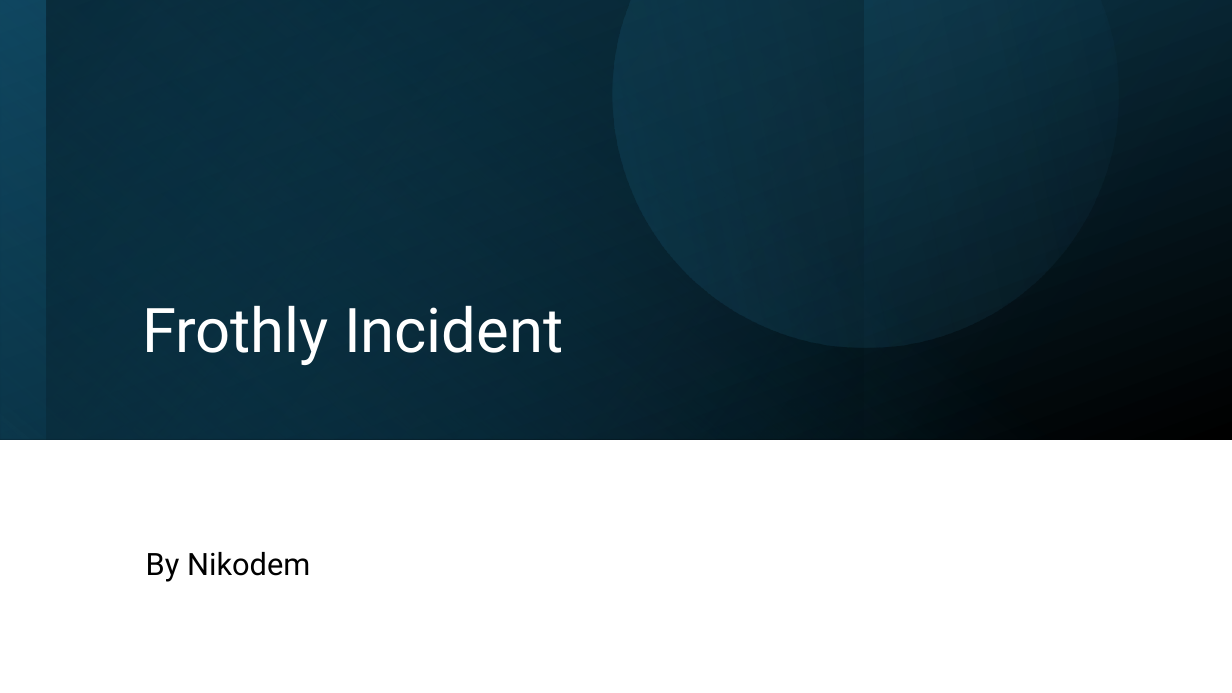
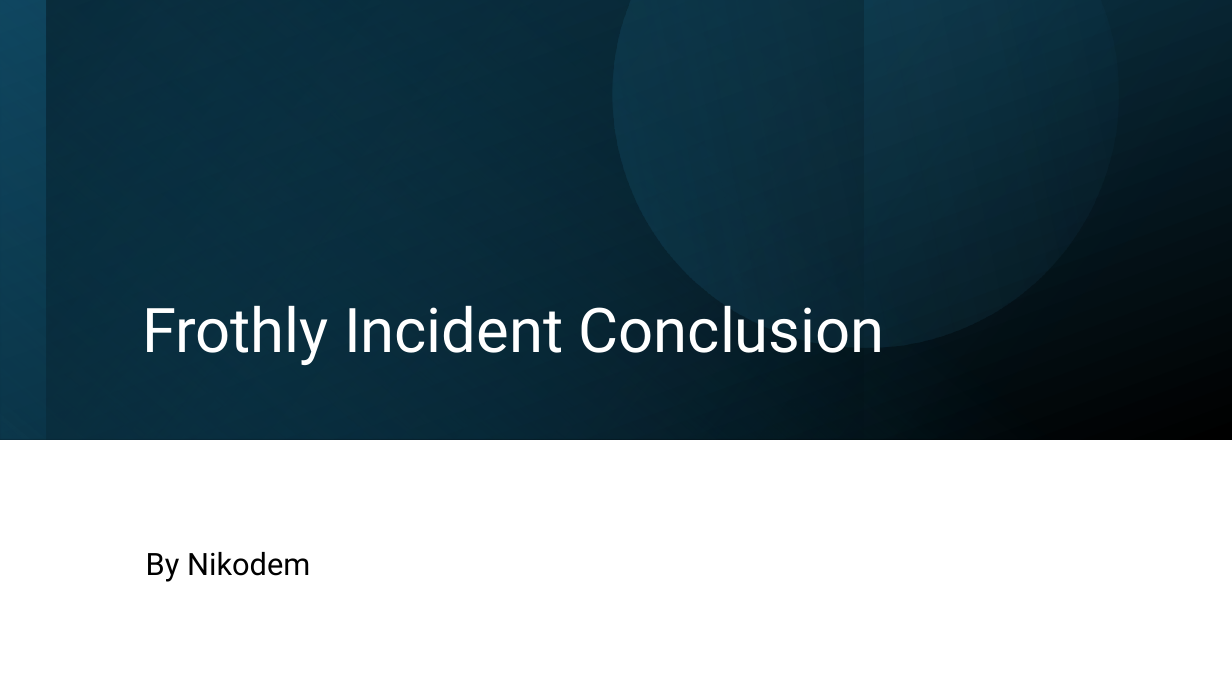
Before and after one commit to Niko-PL/Comp3010-2025-Nikodem-v1, a slide deck: slide 1 of Presentation.pptx. Drawn at 1232x693 pixels with LibreOffice and Linux fonts; fonts in the diff are those of the drawing. Boxes give left, top, right and bottom in pixels: in the first picture for what was removed or moved away, otherwise in the second. Text is boxed around its words. In the diff, an @@ line names an element or a change of style, - is before the commit and + after.

```diff
--- a/Presentation.pptx
+++ b/Presentation.pptx
@@ title at <box>142,305,885,365</box>: text changed @@
-Frothly Incident
+Frothly Incident Conclusion
```
Also in this commit, not shown: 1 slide added, 6 other files.
